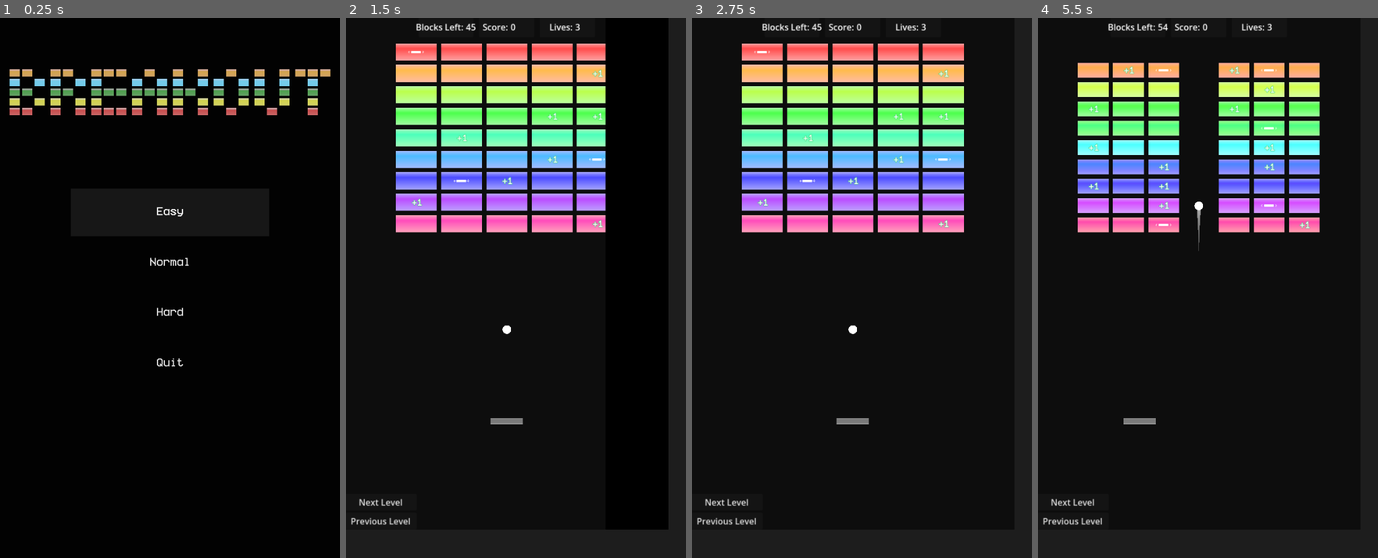
Above: before the commit, frames 1-4 (left to right).
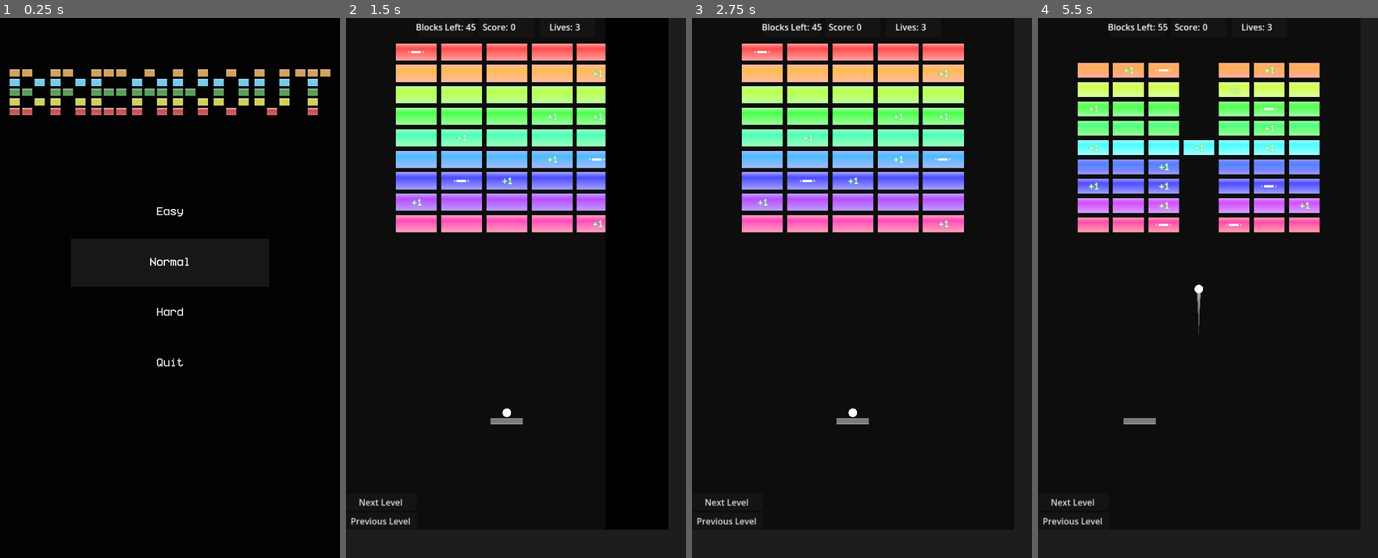
Above: after the commit, the same moments.

Repository: ProudFridge/Breakout
Game: Godot game, scene res://scenes/main_menu/main_menu.tscn
The game is run twice, just before and just after one commit, with the same random seed, the same clock (stepped at 60 frames per second) and the same inputs. Sound files missing from this copy of the repository are replaced by a short silence.
Inputs (mouse positions are in pixels of both pictures, inside the frame that each line leads up to):
- Up to frame 1 (0.25 s): no input
- Up to frame 2 (1.5 s): click "Hard" at 0.5 s; click "Easy" at 1.25 s
- Up to frame 3 (2.75 s): click "Previous Level" at 2 s
- Up to frame 4 (5.5 s): click "Next Level" at 2.75 s; click "Next Level" at 3.5 s; tap Enter at 4.25 s; move the mouse to (1282, 261) at 4.27 s; hold D (move_right) 4.28-5.03 s; tap Shift (dash) at 4.35 s; click (1282, 261) at 4.42 s; tap Space at 5 s; move the mouse to (1140, 315) at 5.02 s; hold Down from 5.03 s (still down); tap Alt at 5.1 s

The runs differ from the first frame. In frame 2, less than 0.1% of the frame differs, in the area x 45-49%, y 56-74%; in frame 3, less than 0.1%; in frame 4, 0.8%, in the area x 14-81%, y 1-59%.

Commit message:
Make blocks have more health depending on the difficulty level

Diff:
--- a/levels.json
+++ b/levels.json
@@ -33,7 +33,7 @@
 				["0","1","1","1","0","1","1","1","0"],
 				["0","1","1","1","0","1","1","1","0"],
 				["0","1","1","1","0","1","1","1","0"],
-				["0","1","1","1","0","1","1","1","0"],
+				["0","1","1","1","1","1","1","1","0"],
 				["0","1","1","1","0","1","1","1","0"],
 				["0","1","1","1","0","1","1","1","0"],
 				["0","1","1","1","0","1","1","1","0"],
--- a/project.godot
+++ b/project.godot
@@ -32,6 +32,7 @@
 
 window/size/viewport_width=600
 window/size/viewport_height=950
+window/size/sharp_corners=true
 
 [editor_plugins]
 
--- a/scenes/arena/arena.gd
+++ b/scenes/arena/arena.gd
@@ -1 +1,14 @@
 extends Node2D
+
+
+# Called when the node enters the scene tree for the first time.
+func _ready() -> void:
+	pass # Replace with function body.
+
+#func _draw() -> void:
+	#draw_rect(Rect2(Vector2.ZERO, Global.windowSize), Color.AQUA)
+
+
+# Called every frame. 'delta' is the elapsed time since the previous frame.
+func _process(delta: float) -> void:
+	pass
--- /dev/null
+++ b/scenes/arena/arena.gdshader
@@ -0,0 +1,30 @@
+shader_type canvas_item;
+
+void vertex() {
+	// Called for every vertex the material is visible on.
+}
+
+const float TWO_PI = 6.28318530718;
+
+vec4 polygon(vec2 uv, float width, int sides)
+{
+	uv = uv * 2.0 - 1.0;
+
+	float angle = atan(uv.x, uv.y);
+	float radius = TWO_PI / float(sides);
+
+	float dist = cos(floor(0.5 + angle / radius) * radius - angle) * length(uv);
+	float poly = step(width, dist);
+	return vec4(vec3(poly), 1.0);
+}
+
+
+void fragment() {
+	polygon(UV, 10, 3);
+	// Called for every pixel the material is visible on.
+}
+
+//void light() {
+//	// Called for every pixel for every light affecting the CanvasItem.
+//	// Uncomment to replace the default light processing function with this one.
+//}
--- a/scenes/arena/arena.tscn
+++ b/scenes/arena/arena.tscn
@@ -7,6 +7,7 @@
 [ext_resource type="PackedScene" uid="uid://br1t2orfmy61y" path="res://scenes/managers/ability_manager/ability_manager.tscn" id="5_s83md"]
 [ext_resource type="Script" uid="uid://c08c1s1psljyd" path="res://scenes/arena/ui/blocks_left.gd" id="6_ii07k"]
 [ext_resource type="Script" uid="uid://b8i4rgwx54w7n" path="res://scenes/arena/ui/score_count.gd" id="6_jx0ua"]
+[ext_resource type="Shader" uid="uid://b3loogco4p3oe" path="res://scenes/arena/arena.gdshader" id="7_fv88w"]
 [ext_resource type="Script" uid="uid://blvoilddcboll" path="res://scenes/arena/ui/lives_left.gd" id="7_u52cf"]
 [ext_resource type="Script" uid="uid://ct5mrmcw5mlwc" path="res://scenes/arena/ui/ui.gd" id="7_vmsrg"]
 [ext_resource type="PackedScene" uid="uid://cy2vw61o3udh7" path="res://scenes/arena/grid_utility/grid_utility.tscn" id="7_xgbxb"]
@@ -14,6 +15,9 @@
 [ext_resource type="Script" uid="uid://cwo2b31ad2swj" path="res://scenes/arena/ui/next_level_button.gd" id="11_xgbxb"]
 [ext_resource type="Script" uid="uid://mf3gmufjrs3x" path="res://scenes/arena/ui/previous_level_button.gd" id="12_vmsrg"]
 
+[sub_resource type="ShaderMaterial" id="ShaderMaterial_hghty"]
+shader = ExtResource("7_fv88w")
+
 [sub_resource type="StyleBoxFlat" id="StyleBoxFlat_6w4xk"]
 bg_color = Color(0.32544068, 0.32544097, 0.32544082, 1)
 
@@ -62,13 +66,14 @@
 grid_utility = NodePath("GridUtility")
 
 [node name="ColorRect" type="ColorRect" parent="CanvasLayer/UI" unique_id=1422778023]
+material = SubResource("ShaderMaterial_hghty")
 layout_mode = 1
 anchors_preset = 15
 anchor_right = 1.0
 anchor_bottom = 1.0
 grow_horizontal = 2
 grow_vertical = 2
-color = Color(0.051970966, 0.05197096, 0.05197095, 1)
+color = Color(0.050980393, 0.050980393, 0.050980393, 1)
 
 [node name="Header" type="Panel" parent="CanvasLayer/UI" unique_id=1684772623]
 layout_mode = 1
--- a/scenes/block/block.tscn
+++ b/scenes/block/block.tscn
@@ -59,7 +59,6 @@
 collision_mask = 3
 motion_mode = 1
 script = ExtResource("1_c27ow")
-health = 1.0
 
 [node name="CollisionShape2D" type="CollisionShape2D" parent="." unique_id=225417575]
 shape = SubResource("RectangleShape2D_yksjm")
--- a/scenes/main_menu/easy.gd
+++ b/scenes/main_menu/easy.gd
@@ -10,4 +10,5 @@
 		Ability.AbilityType.CLONE: 0.5,
 		Ability.AbilityType.GROW: 0.3
 		}
+	BlockManager.blockHealth = 1
 	SwitcherSingleton.switch_from_to("res://scenes/arena/arena.tscn",SwitcherSingleton.TRANSITION_TYPE.SLIDE)
--- a/scenes/main_menu/grid_container.gd
+++ b/scenes/main_menu/grid_container.gd
@@ -8,7 +8,7 @@
 	var children: Array[Node] = get_children()
 	var i: int = 0
 
-	(children[0] as Control).grab_focus.call_deferred()
+	(children[1] as Control).grab_focus.call_deferred()
 	print(children[0].get_path())
 
 	for button: Button in children:
--- a/scenes/main_menu/hard.gd
+++ b/scenes/main_menu/hard.gd
@@ -1,5 +1,4 @@
 extends Button
-
 
 func _ready() -> void:
 	self.pressed.connect(_on_pressed)
@@ -11,4 +10,5 @@
 		Ability.AbilityType.CLONE: 0.2,
 		Ability.AbilityType.GROW: 0.1
 		}
+	BlockManager.blockHealth = 3
 	SwitcherSingleton.switch_from_to("res://scenes/arena/arena.tscn",SwitcherSingleton.TRANSITION_TYPE.SLIDE)
--- a/scenes/main_menu/normal.gd
+++ b/scenes/main_menu/normal.gd
@@ -11,4 +11,5 @@
 		Ability.AbilityType.CLONE: 0.3,
 		Ability.AbilityType.GROW: 0.2
 		}
+	BlockManager.blockHealth = 2
 	SwitcherSingleton.switch_from_to("res://scenes/arena/arena.tscn",SwitcherSingleton.TRANSITION_TYPE.SLIDE)
--- a/scenes/managers/ability_manager/ability_manager.gd
+++ b/scenes/managers/ability_manager/ability_manager.gd
@@ -15,7 +15,6 @@
 # TODO: maybe replace with a class for each abilityType
 func _on_block_manager_block_removed(block: Block, ball: Ball) -> void:
 	if block.ability == Ability.AbilityType.CLONE:
-		print("CLONE")
 		AudioManager.play_sound("clone")
 		var ballInstance: Ball = BALL.instantiate()
 
@@ -28,7 +27,6 @@
 
 		add_child(ballInstance)
 	elif block.ability == Ability.AbilityType.GROW:
-		print("GROW")
 		AudioManager.play_sound("grow")
 		# TODO: Make the paddle blink as it grows
 		paddle.tween_size(Vector2(paddle.get_size().x * 1.2, paddle.get_size().y))
--- a/scenes/managers/block_manager/block_manager.gd
+++ b/scenes/managers/block_manager/block_manager.gd
@@ -14,6 +14,8 @@
 	Ability.AbilityType.CLONE: 0.2,
 	Ability.AbilityType.GROW: 0.1
 }
+
+static var blockHealth: int = 1
 
 var block: PackedScene = preload("res://scenes/block/block.tscn")
 
@@ -82,6 +84,7 @@
 	var blockInstance: Block = block.instantiate()
 	self.add_block(blockInstance)
 
+	blockInstance.health = blockHealth
 	blockInstance.blockManager = self
 	blockInstance.set_size(size)
 	blockInstance.initialColor = color
--- a/scenes/managers/game_manager/game_manager.gd
+++ b/scenes/managers/game_manager/game_manager.gd
@@ -28,11 +28,12 @@
 	var timer: SceneTreeTimer = get_tree().create_timer(1.5)
 	timer.timeout.connect(func() -> void: process_mode = PROCESS_MODE_ALWAYS)
 
-	initialPaddlePosition= Vector2(Global.windowSize.x / 2, Global.windowSize.y - 200)
-	initialBallPosition = Vector2(Global.windowSize.x / 2, initialPaddlePosition.y - 170)
 
 	paddle = PADDLE.instantiate()
 	ball = BALL.instantiate()
+
+	initialPaddlePosition= Vector2(Global.windowSize.x / 2, Global.windowSize.y - 200)
+	initialBallPosition = Vector2(Global.windowSize.x / 2, initialPaddlePosition.y - ball.ballRadius * 2)
 
 	paddle.position = initialPaddlePosition
 	ball.position = initialBallPosition
--- a/scenes/singletons/Dev/dev.gd
+++ b/scenes/singletons/Dev/dev.gd
@@ -1,5 +1,6 @@
 extends Node
 
 func _input(event: InputEvent) -> void:
-	if event.is_action_pressed("escape"):
-		get_tree().quit()
+	if OS.is_debug_build():
+		if event.is_action_pressed("escape"):
+			get_tree().quit()
--- a/scenes/singletons/Global/global.gd
+++ b/scenes/singletons/Global/global.gd
@@ -4,4 +4,5 @@
 
 func _ready() -> void:
 	windowSize = get_window().size
+	print(windowSize)
 	LevelManager.load_levels()
Not shown, changed: export_presets.cfg
Not shown, added: scenes/arena/arena.gdshader.uid
